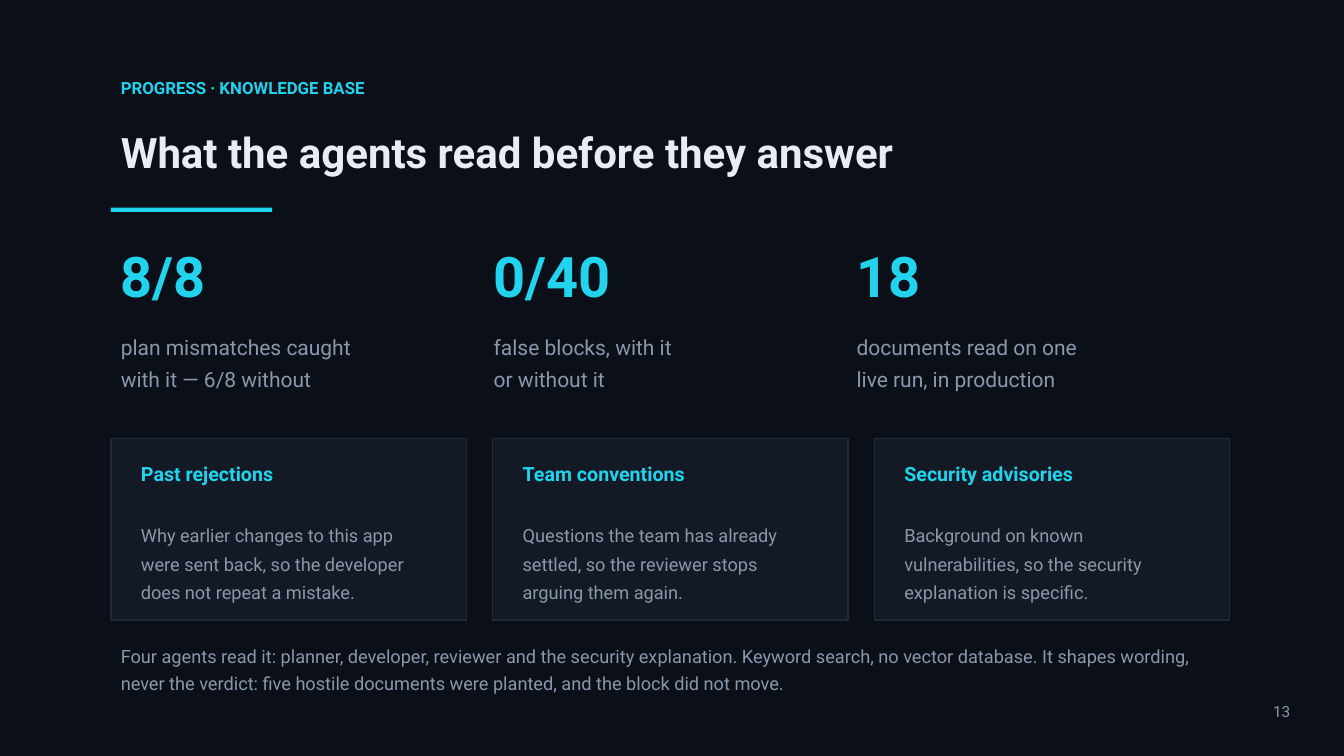
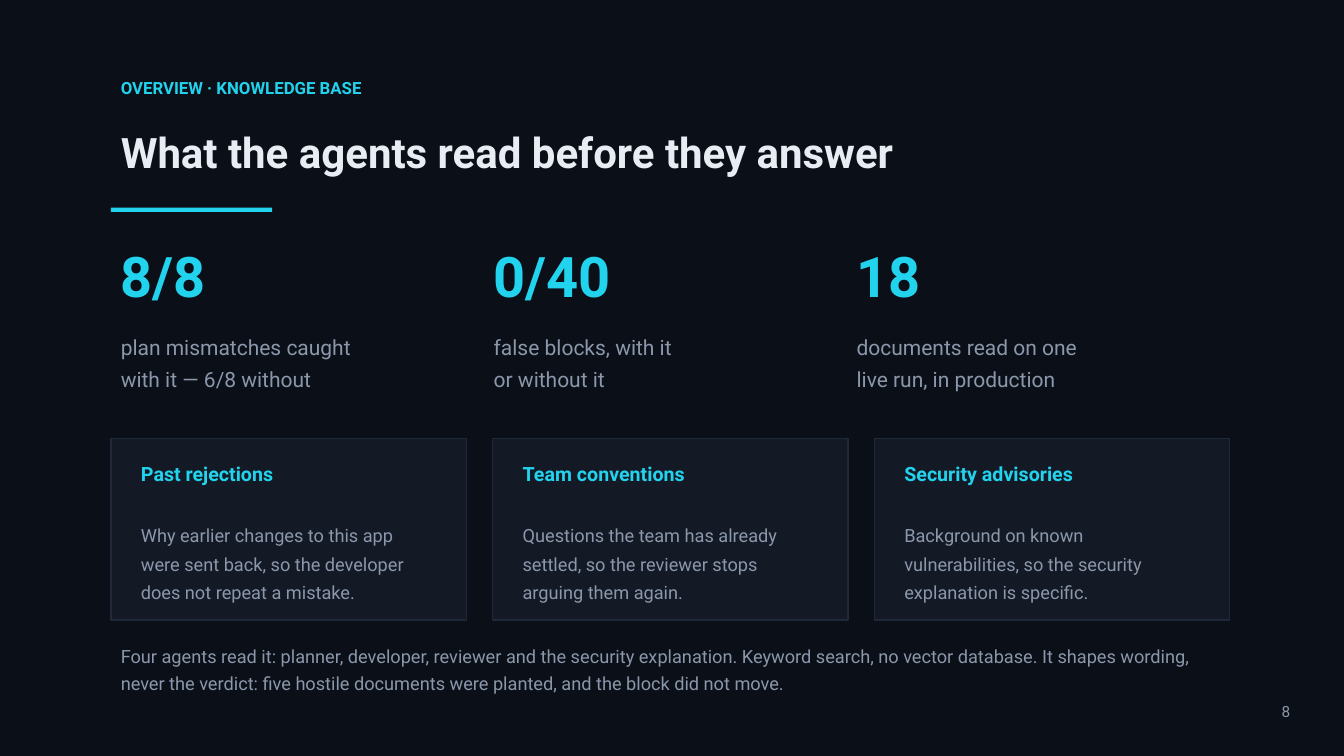
Before and after one commit to mohamedsorour1998/technical-presentations, a slide deck: slide 8 of talks/devops-hackathon-final/pitch/TheAgentOrg-Final.pptx (slide 13 before the commit). Drawn at 1344x756 pixels with LibreOffice and Linux fonts; fonts in the diff are those of the drawing. Boxes give left, top, right and bottom in pixels: in the first picture for what was removed or moved away, otherwise in the second. Text is boxed around its words. In the diff, an @@ line names an element or a change of style, - is before the commit and + after.

```diff
--- a/talks/devops-hackathon-final/pitch/TheAgentOrg-Final.pptx
+++ b/talks/devops-hackathon-final/pitch/TheAgentOrg-Final.pptx
@@ text at (121, 82, 362, 94): text changed @@
-PROGRESS · KNOWLEDGE BASE
+OVERVIEW · KNOWLEDGE BASE
@@ text at (1282, 706, 1291, 717): text changed @@
-13
+8
```
Also in this commit, not shown: 6 other slides changed, 3 other files.
